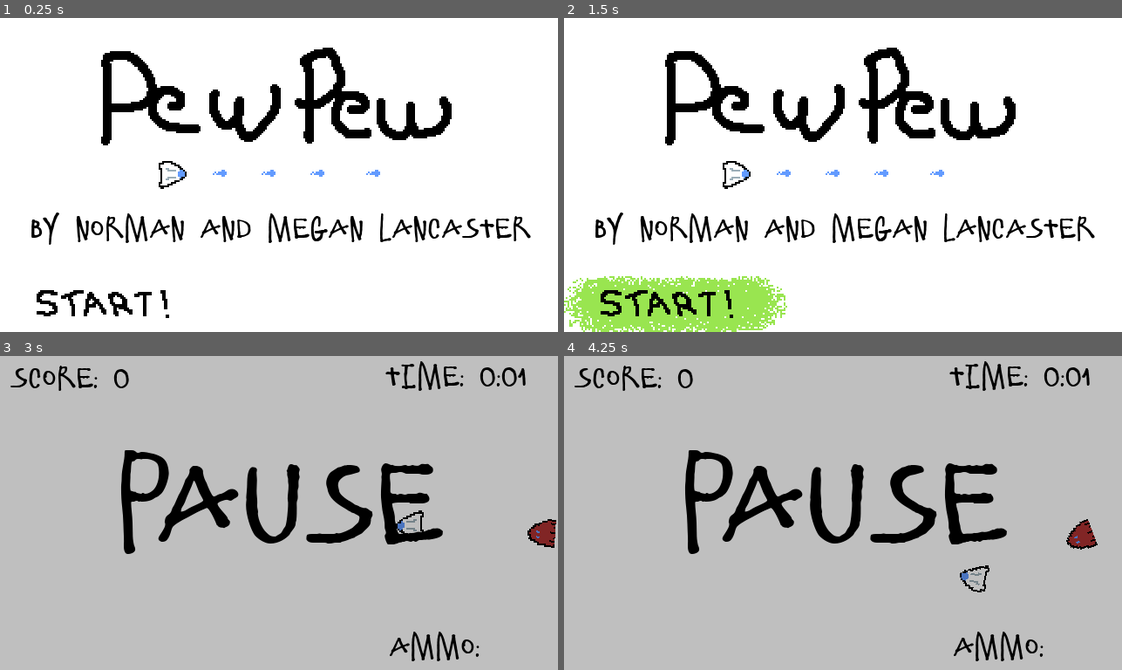
Above: before the commit, frames 1-4 (two rows, left to right).
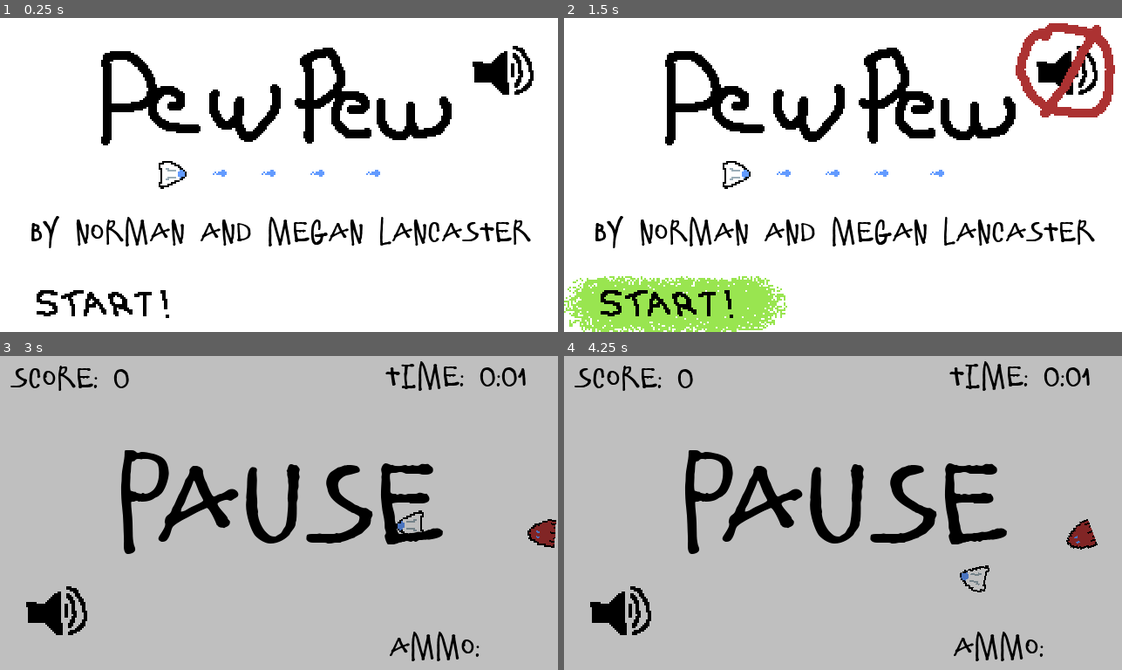
Above: after the commit, the same moments.

Repository: qbradq/gwj44
Game: Godot game, scene res://Scenes/UI/Menu.tscn
Same seed, same stepped clock (60 frames per second), same inputs: the game is played once before the commit and once after it. Before the commit the project starts from res://Scenes/Menu.tscn. Sound files missing from this copy of the repository are replaced by a short silence.
Inputs (mouse positions are in pixels of both pictures, inside the frame that each line leads up to):
- Up to frame 1 (0.25 s): no input
- Up to frame 2 (1.5 s): click (1066, 74) at 0.52 s; click (675, 303) at 1.25 s
- Up to frame 3 (3 s): tap Enter (ui_accept) at 2, 2.85 s; move the mouse to (401, 497) at 2.02 s; hold Right (ui_right) 2.03-2.78 s; hold Enter (ui_accept) 2.03-2.78 s; click (401, 497) at 2.17 s; move the mouse to (167, 528) at 2.77 s; hold Down (ui_down) from 2.78 s (still down)
- Up to frame 4 (4.25 s): tap Enter (ui_accept) at 3.02, 3.32 s; release Down (ui_down) at 3.5 s; click (619, 613) at 3.52 s

The runs differ from the first frame. In frame 1, 3.4% of the frame differs, in the area x 5-96%, y 8-74%; in frame 2, 5.3%, in the area x 5-99%, y 1-74%; in frame 3, 0.8%; in frame 4, 0.8%.

Commit message:
Added mute button

Diff:
--- a/Scenes/Level/Level.gd
+++ b/Scenes/Level/Level.gd
@@ -26,4 +26,4 @@
 			c.queue_free()
 
 func _on_AfterDeathTimer_timeout():
-	get_tree().change_scene("res://Scenes/Results.tscn")
+	get_tree().change_scene("res://Scenes/UI/Results.tscn")
--- a/Scenes/Level/Level.tscn
+++ b/Scenes/Level/Level.tscn
@@ -8,6 +8,7 @@
 [ext_resource path="res://Fonts/Score.tres" type="DynamicFont" id=6]
 [ext_resource path="res://Scenes/Enemy/Zipper.tscn" type="PackedScene" id=7]
 [ext_resource path="res://Scenes/Enemy/Goober.tscn" type="PackedScene" id=8]
+[ext_resource path="res://Scenes/UI/MuteButton.tscn" type="PackedScene" id=9]
 
 [node name="Level" type="Node2D"]
 script = ExtResource( 4 )
@@ -76,6 +77,16 @@
 custom_fonts/font = ExtResource( 2 )
 text = "PAUSE"
 
+[node name="MuteButton" parent="CanvasLayer/Pause" instance=ExtResource( 9 )]
+anchor_left = 0.0
+anchor_top = 1.0
+anchor_right = 0.0
+anchor_bottom = 1.0
+margin_left = 0.0
+margin_top = -64.0
+margin_right = 64.0
+margin_bottom = 0.0
+
 [node name="Spawners" type="Node2D" parent="."]
 
 [node name="Bugoid" parent="Spawners" instance=ExtResource( 3 )]
--- a/Scenes/Level/Pause.gd
+++ b/Scenes/Level/Pause.gd
@@ -1,6 +1,6 @@
 extends Control
 
 func _input(event):
-	if event.is_action_pressed("ui_accept"):
+	if event.is_action_pressed("ui_accept") or event.is_action_pressed("ui_cancel"):
 		get_tree().paused = not get_tree().paused
 		visible = get_tree().paused
--- a/Scenes/Menu.tscn
+++ /dev/null
@@ -1,47 +0,0 @@
-[gd_scene load_steps=8 format=2]
-
-[ext_resource path="res://Scenes/Menu.gd" type="Script" id=1]
-[ext_resource path="res://Art/TextureButtons/Start/hover.png" type="Texture" id=2]
-[ext_resource path="res://Art/TextureButtons/Start/pressed.png" type="Texture" id=3]
-[ext_resource path="res://Art/TextureButtons/Start/normal.png" type="Texture" id=4]
-[ext_resource path="res://Fonts/Score.tres" type="DynamicFont" id=5]
-[ext_resource path="res://Art/title.png" type="Texture" id=8]
-[ext_resource path="res://Sound/click.ogg" type="AudioStream" id=9]
-
-[node name="Menu" type="Control"]
-anchor_right = 1.0
-anchor_bottom = 1.0
-script = ExtResource( 1 )
-
-[node name="AudioStreamPlayer" type="AudioStreamPlayer" parent="."]
-stream = ExtResource( 9 )
-
-[node name="TextureRect" type="TextureRect" parent="."]
-margin_right = 40.0
-margin_bottom = 40.0
-texture = ExtResource( 8 )
-
-[node name="VBoxContainer" type="VBoxContainer" parent="."]
-anchor_top = 1.0
-anchor_bottom = 1.0
-margin_top = -32.0
-margin_right = 128.0
-
-[node name="StartButton" type="TextureButton" parent="VBoxContainer"]
-margin_right = 128.0
-margin_bottom = 32.0
-texture_normal = ExtResource( 4 )
-texture_pressed = ExtResource( 3 )
-texture_hover = ExtResource( 2 )
-
-[node name="CreditsLabel" type="Label" parent="."]
-margin_top = 114.0
-margin_right = 320.0
-margin_bottom = 130.0
-custom_colors/font_color = Color( 0, 0, 0, 1 )
-custom_fonts/font = ExtResource( 5 )
-text = "BY NORMAN AND MEGAN LANCASTER"
-align = 1
-
-[connection signal="finished" from="AudioStreamPlayer" to="." method="_on_AudioStreamPlayer_finished"]
-[connection signal="pressed" from="VBoxContainer/StartButton" to="." method="_on_StartButton_pressed"]
--- /dev/null
+++ b/Scenes/UI/Menu.tscn
@@ -0,0 +1,50 @@
+[gd_scene load_steps=9 format=2]
+
+[ext_resource path="res://Scenes/UI/Menu.gd" type="Script" id=1]
+[ext_resource path="res://Scenes/UI/MuteButton.tscn" type="PackedScene" id=2]
+[ext_resource path="res://Art/TextureButtons/Start/normal.png" type="Texture" id=3]
+[ext_resource path="res://Art/TextureButtons/Start/hover.png" type="Texture" id=4]
+[ext_resource path="res://Art/TextureButtons/Start/pressed.png" type="Texture" id=5]
+[ext_resource path="res://Art/title.png" type="Texture" id=6]
+[ext_resource path="res://Sound/click.ogg" type="AudioStream" id=7]
+[ext_resource path="res://Fonts/Score.tres" type="DynamicFont" id=8]
+
+[node name="Menu" type="Control"]
+anchor_right = 1.0
+anchor_bottom = 1.0
+script = ExtResource( 1 )
+
+[node name="AudioStreamPlayer" type="AudioStreamPlayer" parent="."]
+stream = ExtResource( 7 )
+
+[node name="TextureRect" type="TextureRect" parent="."]
+margin_right = 40.0
+margin_bottom = 40.0
+texture = ExtResource( 6 )
+
+[node name="VBoxContainer" type="VBoxContainer" parent="."]
+anchor_top = 1.0
+anchor_bottom = 1.0
+margin_top = -32.0
+margin_right = 128.0
+
+[node name="StartButton" type="TextureButton" parent="VBoxContainer"]
+margin_right = 128.0
+margin_bottom = 32.0
+texture_normal = ExtResource( 3 )
+texture_pressed = ExtResource( 5 )
+texture_hover = ExtResource( 4 )
+
+[node name="CreditsLabel" type="Label" parent="."]
+margin_top = 116.0
+margin_right = 320.0
+margin_bottom = 132.0
+custom_colors/font_color = Color( 0, 0, 0, 1 )
+custom_fonts/font = ExtResource( 8 )
+text = "BY NORMAN AND MEGAN LANCASTER"
+align = 1
+
+[node name="MuteButton" parent="." instance=ExtResource( 2 )]
+
+[connection signal="finished" from="AudioStreamPlayer" to="." method="_on_AudioStreamPlayer_finished"]
+[connection signal="pressed" from="VBoxContainer/StartButton" to="." method="_on_StartButton_pressed"]
--- /dev/null
+++ b/Scenes/UI/MuteButton.gd
@@ -0,0 +1,8 @@
+extends TextureButton
+
+func _on_MuteButton_pressed():
+	AudioServer.set_bus_mute(0, not AudioServer.is_bus_mute(0))
+	if AudioServer.is_bus_mute(0):
+		texture_normal = preload("res://Art/TextureButtons/mute.png")
+	else:
+		texture_normal = preload("res://Art/TextureButtons/sound.png")
--- /dev/null
+++ b/Scenes/UI/MuteButton.tscn
@@ -0,0 +1,14 @@
+[gd_scene load_steps=3 format=2]
+
+[ext_resource path="res://Art/TextureButtons/sound.png" type="Texture" id=1]
+[ext_resource path="res://Scenes/UI/MuteButton.gd" type="Script" id=2]
+
+[node name="MuteButton" type="TextureButton"]
+anchor_left = 1.0
+anchor_right = 1.0
+margin_left = -64.0
+margin_bottom = 64.0
+texture_normal = ExtResource( 1 )
+script = ExtResource( 2 )
+
+[connection signal="pressed" from="." to="." method="_on_MuteButton_pressed"]
--- a/Scenes/Results.tscn
+++ b/Scenes/UI/Results.tscn
@@ -1,38 +1,39 @@
-[gd_scene load_steps=7 format=2]
+[gd_scene load_steps=8 format=2]
 
-[ext_resource path="res://Scenes/Results.gd" type="Script" id=1]
-[ext_resource path="res://Art/TextureButtons/Start/hover.png" type="Texture" id=2]
-[ext_resource path="res://Art/TextureButtons/Start/pressed.png" type="Texture" id=3]
-[ext_resource path="res://Art/TextureButtons/Start/normal.png" type="Texture" id=4]
-[ext_resource path="res://Fonts/Score.tres" type="DynamicFont" id=5]
-[ext_resource path="res://Sound/click.ogg" type="AudioStream" id=6]
+[ext_resource path="res://Scenes/UI/MuteButton.tscn" type="PackedScene" id=1]
+[ext_resource path="res://Art/TextureButtons/Start/normal.png" type="Texture" id=2]
+[ext_resource path="res://Art/TextureButtons/Start/hover.png" type="Texture" id=3]
+[ext_resource path="res://Art/TextureButtons/Start/pressed.png" type="Texture" id=4]
+[ext_resource path="res://Sound/click.ogg" type="AudioStream" id=5]
+[ext_resource path="res://Fonts/Score.tres" type="DynamicFont" id=6]
+[ext_resource path="res://Scenes/UI/Results.gd" type="Script" id=7]
 
 [node name="Results" type="Control"]
 anchor_right = 1.0
 anchor_bottom = 1.0
-script = ExtResource( 1 )
+script = ExtResource( 7 )
 
 [node name="AudioStreamPlayer" type="AudioStreamPlayer" parent="."]
-stream = ExtResource( 6 )
+stream = ExtResource( 5 )
 
 [node name="SurvivedLabel" type="Label" parent="."]
 margin_left = -1.0
-margin_top = 36.0
+margin_top = 61.0
 margin_right = 320.0
-margin_bottom = 52.0
+margin_bottom = 77.0
 rect_pivot_offset = Vector2( -15, -17 )
 custom_colors/font_color = Color( 0, 0, 0, 1 )
-custom_fonts/font = ExtResource( 5 )
+custom_fonts/font = ExtResource( 6 )
 text = "YOU SURVIVED FOR 59:59"
 align = 1
 
 [node name="ScoreLabel" type="Label" parent="."]
 margin_left = -1.0
-margin_top = 69.0
+margin_top = 95.0
 margin_right = 320.0
-margin_bottom = 85.0
+margin_bottom = 111.0
 custom_colors/font_color = Color( 0, 0, 0, 1 )
-custom_fonts/font = ExtResource( 5 )
+custom_fonts/font = ExtResource( 6 )
 text = "YOUR SCORE WAS 9999"
 align = 1
 
@@ -45,9 +46,11 @@
 [node name="StartButton" type="TextureButton" parent="VBoxContainer"]
 margin_right = 128.0
 margin_bottom = 32.0
-texture_normal = ExtResource( 4 )
-texture_pressed = ExtResource( 3 )
-texture_hover = ExtResource( 2 )
+texture_normal = ExtResource( 2 )
+texture_pressed = ExtResource( 4 )
+texture_hover = ExtResource( 3 )
+
+[node name="MuteButton" parent="." instance=ExtResource( 1 )]
 
 [connection signal="finished" from="AudioStreamPlayer" to="." method="_on_AudioStreamPlayer_finished"]
 [connection signal="pressed" from="VBoxContainer/StartButton" to="." method="_on_StartButton_pressed"]
--- a/project.godot
+++ b/project.godot
@@ -12,7 +12,7 @@
 
 config/name="Pew Pew"
 config/description="A simple space shooter where everything explodes in one hit, including your own ship!"
-run/main_scene="res://Scenes/Menu.tscn"
+run/main_scene="res://Scenes/UI/Menu.tscn"
 config/icon="res://icon.png"
 
 [autoload]
@@ -28,6 +28,30 @@
 window/size/test_height=720
 window/stretch/mode="2d"
 window/stretch/aspect="keep"
+
+[importer_defaults]
+
+texture={
+"compress/bptc_ldr": 0,
+"compress/hdr_mode": 0,
+"compress/lossy_quality": 0.7,
+"compress/mode": 0,
+"compress/normal_map": 0,
+"detect_3d": true,
+"flags/anisotropic": false,
+"flags/filter": false,
+"flags/mipmaps": false,
+"flags/repeat": 0,
+"flags/srgb": 2,
+"process/HDR_as_SRGB": false,
+"process/fix_alpha_border": true,
+"process/invert_color": false,
+"process/normal_map_invert_y": false,
+"process/premult_alpha": false,
+"size_limit": 0,
+"stream": false,
+"svg/scale": 1.0
+}
 
 [input]
 
Binary file added: Art/TextureButtons/mute.png
Not shown, added: Art/TextureButtons/mute.png.import
Binary file added: Art/TextureButtons/sound.png
Not shown, added: Art/TextureButtons/sound.png.import
Not shown: 1 places in Scenes/Level/Level.tscn that only renumber resources
Renamed: Scenes/Menu.gd -> Scenes/UI/Menu.gd
Renamed: Scenes/Results.gd -> Scenes/UI/Results.gd
